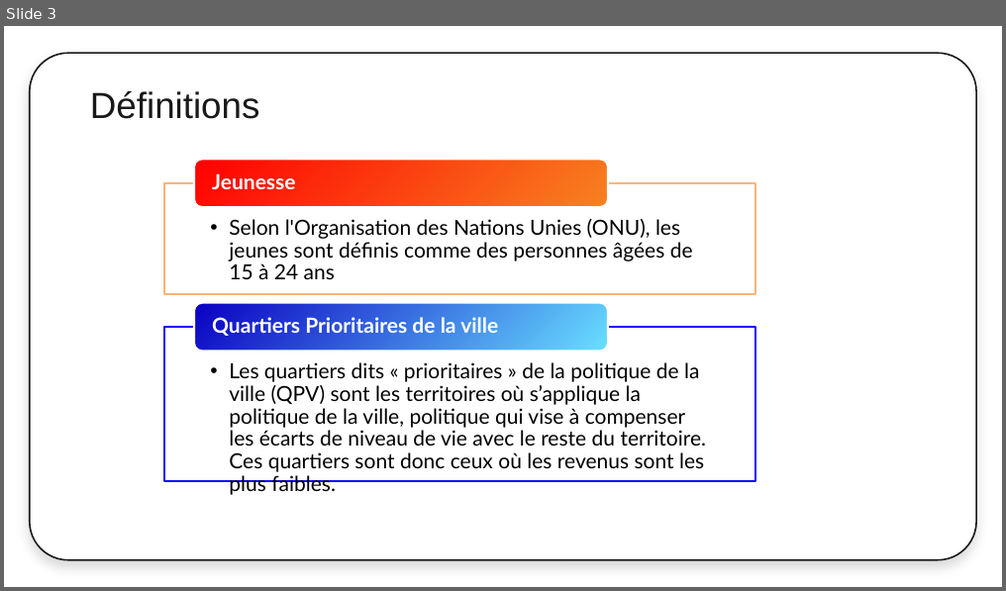
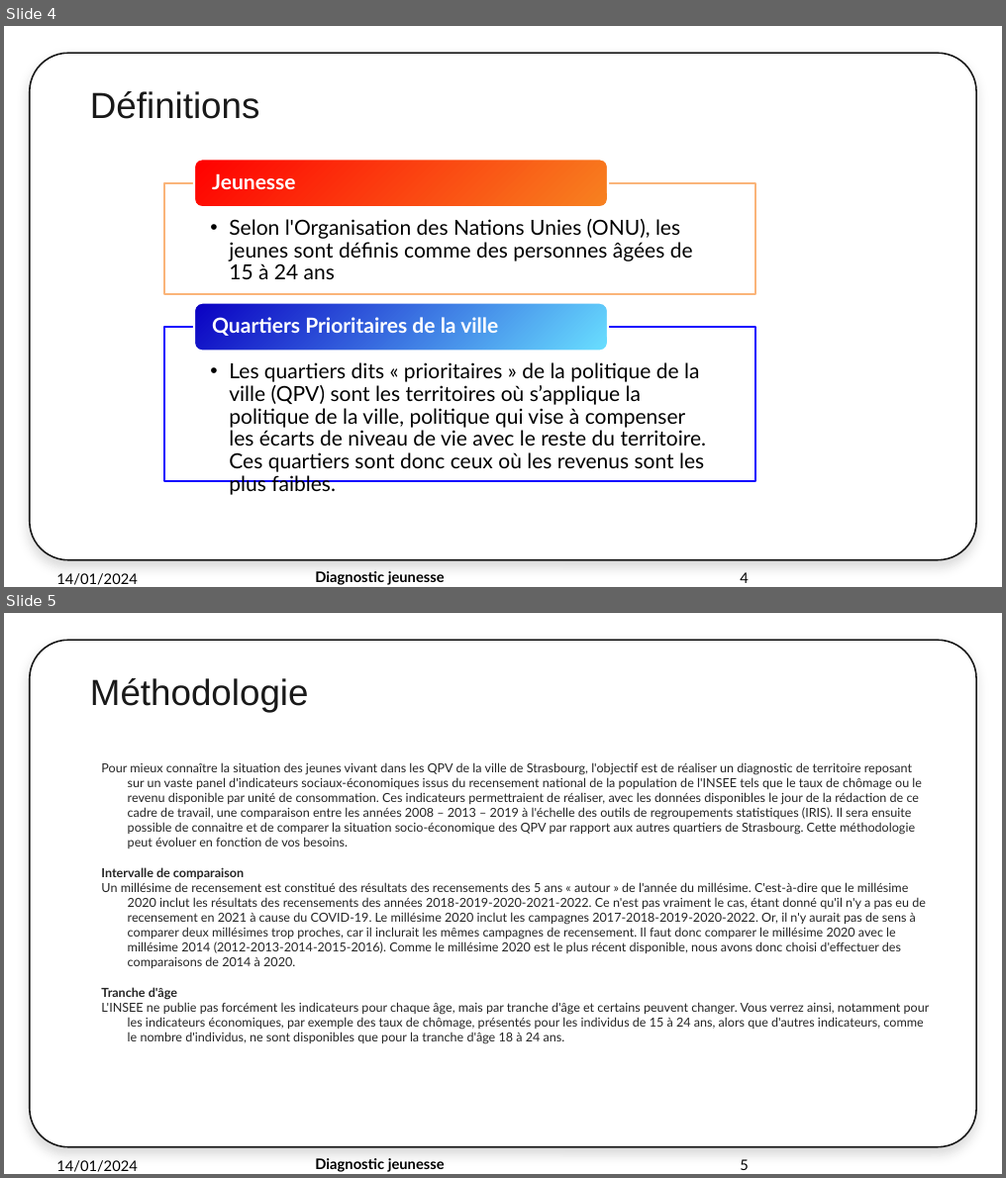
Before and after one commit to thibaud-ritzenthaler/diagnostic-de-territoire-M2, a slide deck: render/EurometropoleQPV.pptx. Shown one above the other, each under a label of ours: slide 3 before the commit, slides 4 and 5 after it. The pictures are 1006x591 and 1006x1178 pixels, drawn with LibreOffice and Linux fonts; fonts in the diff are those of the drawing; background and template pictures are left out. Boxes give left, top, right and bottom in pixels: in the first picture for what was removed or moved away, otherwise in the second. Text is boxed around its words. In the diff, an @@ line names an element or a change of style, - is before the commit and + after.

```diff
--- a/render/EurometropoleQPV.pptx
+++ b/render/EurometropoleQPV.pptx
@@ slide 5 added at [4, 613, 1002, 1174], background #FFFFFF; not listed: 1 template element that a slide beside it also shows @@
@@ title added at [90, 678, 309, 712], 35 pt, text #191919 @@
+Méthodologie
@@ subtitle added at [101, 762, 930, 1045], 12 pt, text #252525 @@
+Pour mieux connaître la situation des jeunes vivant dans les QPV de la ville de Strasbourg, l'objectif est de réaliser un diagnostic de territoire reposant sur un vaste panel d'indicateurs sociaux-économiques issus du recensement national de la population de l'INSEE tels que le taux de chômage ou le revenu disponible par unité de consommation. Ces indicateurs permettraient de réaliser, avec les données disponibles le jour de la rédaction de ce cadre de travail, une comparaison entre les années 2008 – 2013 – 2019 à l'échelle des outils de regroupements statistiques (IRIS). Il sera ensuite possible de connaitre et de comparer la situation socio-économique des QPV par rapport aux autres quartiers de Strasbourg. Cette méthodologie peut évoluer en fonction de vos besoins.
+Intervalle de comparaison
+Un millésime de recensement est constitué des résultats des recensements des 5 ans « autour » de l'année du millésime. C'est-à-dire que le millésime 2020 inclut les résultats des recensements des années 2018-2019-2020-2021-2022. Ce n'est pas vraiment le cas, étant donné qu'il n'y a pas eu de recensement en 2021 à cause du COVID-19. Le millésime 2020 inclut les campagnes 2017-2018-2019-2020-2022. Or, il n'y aurait pas de sens à comparer deux millésimes trop proches, car il inclurait les mêmes campagnes de recensement. Il faut donc comparer le millésime 2020 avec le millésime 2014 (2012-2013-2014-2015-2016). Comme le millésime 2020 est le plus récent disponible, nous avons donc choisi d'effectuer des comparaisons de 2014 à 2020.
+Tranche d'âge
+L'INSEE ne publie pas forcément les indicateurs pour chaque âge, mais par tranche d'âge et certains peuvent changer. Vous verrez ainsi, notamment pour les indicateurs économiques, par exemple des taux de chômage, présentés pour les individus de 15 à 24 ans, alors que d'autres indicateurs, comme le nombre d'individus, ne sont disponibles que pour la tranche d'âge 18 à 24 ans.
@@ text added at [56, 1160, 138, 1172], 14 pt, text #000000 @@
+14/01/2024
@@ text added at [315, 1158, 445, 1172], 14 pt, text #000000, bold @@
+Diagnostic jeunesse
@@ page number added at [740, 1159, 748, 1170], 14 pt, text #000000 @@
+5
@@ what was slide 3 is now slide 4 @@
@@ slide 4 changed as well @@
@@ text added at [56, 573, 138, 585], 14 pt, text #000000 @@
+14/01/2024
@@ text added at [315, 571, 445, 585], 14 pt, text #000000, bold @@
+Diagnostic jeunesse
@@ page number added at [740, 572, 748, 583], 14 pt, text #000000 @@
+4
```
Also in this commit, not shown: 5 other slides changed, 13 other slides added, 3 slides removed, 8 other files.
